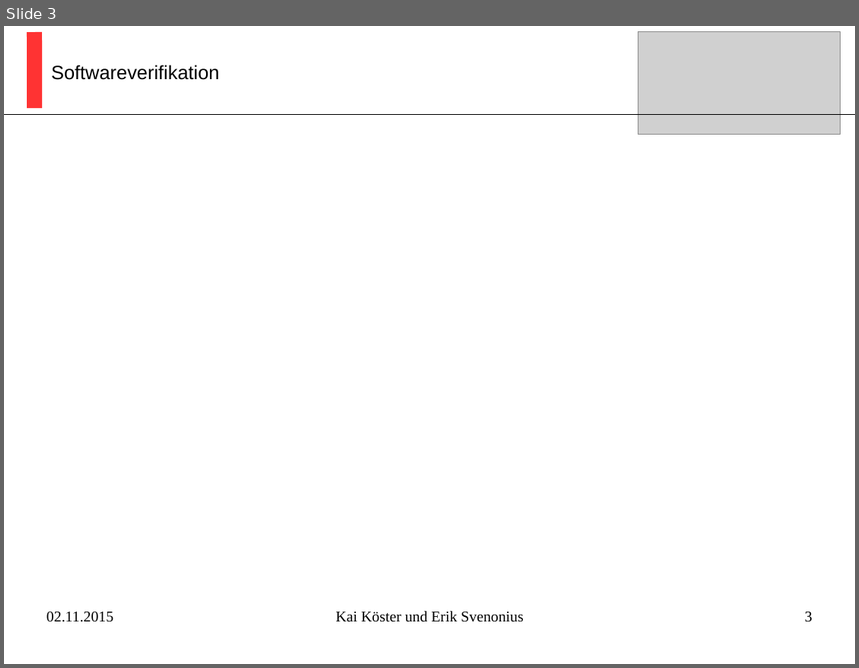
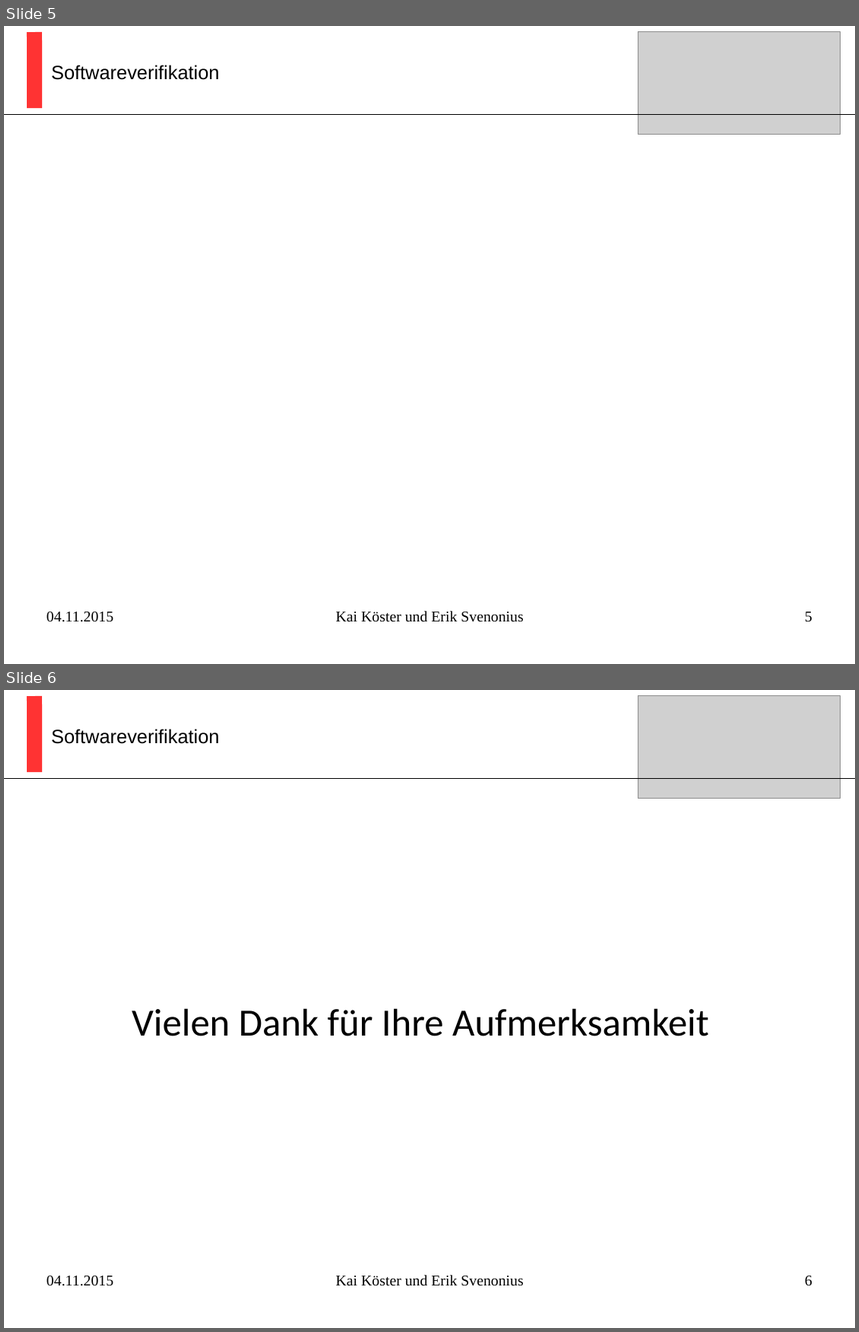
Before and after one commit to kaistefan/dafny, a slide deck: Ausarbeitung/Präsentation.pptx. Shown one above the other, each under a label of ours: slide 3 before the commit, slides 5 and 6 after it. The pictures are 859x668 and 859x1332 pixels, drawn with LibreOffice and Linux fonts; fonts in the diff are those of the drawing; grey boxes stand for pictures. Boxes give left, top, right and bottom in pixels: in the first picture for what was removed or moved away, otherwise in the second. Text is boxed around its words. In the diff, an @@ line names an element or a change of style, - is before the commit and + after.

```diff
--- a/Ausarbeitung/Präsentation.pptx
+++ b/Ausarbeitung/Präsentation.pptx
@@ slide 6 added at [4,690,855,1328], background #FFFFFF @@
@@ line added from (34, 696) to (34, 772), #FF3333 14.17 pt @@
@@ picture added at [638,696,841,799] @@
@@ text added at [51,729,219,744], 18 pt, text #000000 @@
+Softwareverifikation
@@ line added from (4, 778) to (855, 778), #000000 0 pt @@
@@ text added at [132,1008,709,1037], 36 pt, text #000000 @@
+Vielen Dank für Ihre Aufmerksamkeit
@@ text added at [47,1276,113,1287], 14 pt, text #000000 @@
+04.11.2015
@@ text added at [336,1275,523,1287], 14 pt, text #000000 @@
+Kai Köster und Erik Svenonius
@@ page number added at [805,1276,813,1287], 14 pt, text #000000 @@
+6
@@ what was slide 3 is now slide 5 @@
@@ slide 5 changed as well @@
@@ text at [47,612,113,623]: text changed @@
-02.11.2015
+04.11.2015
@@ page number at [805,612,813,623]: text changed @@
-3
+5
```
Also in this commit, not shown: 3 other slides changed, 2 other slides added, 2 other files.
